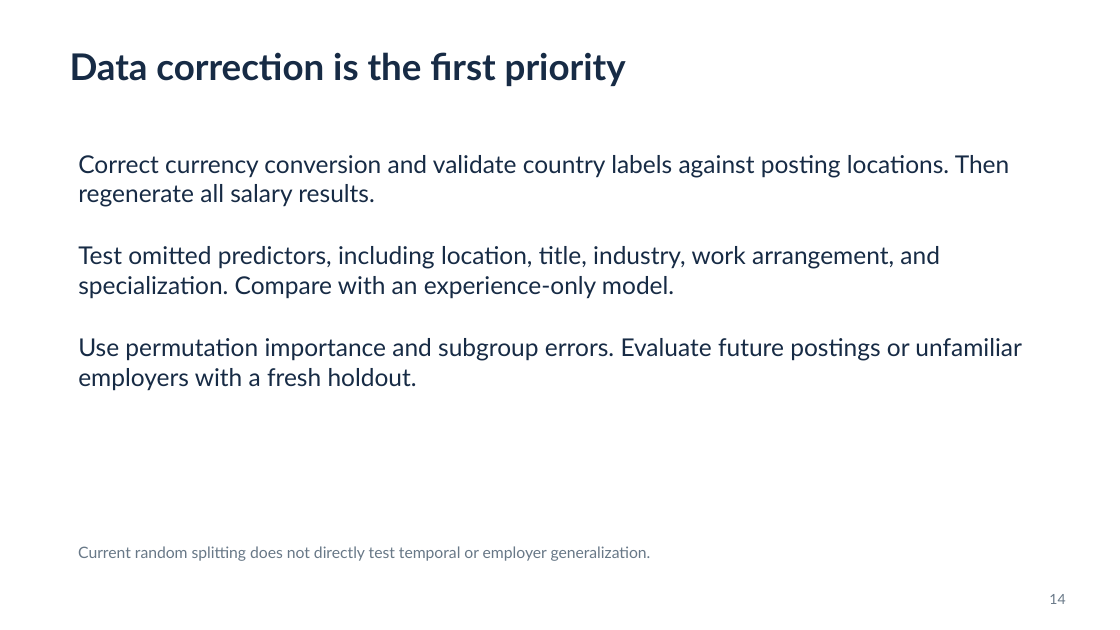
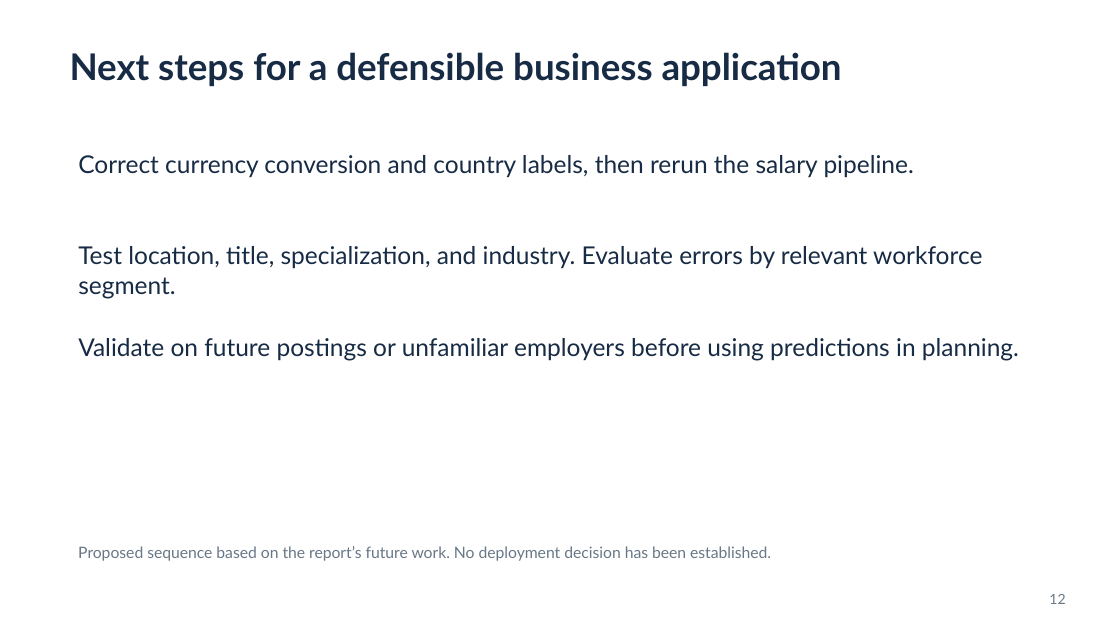
Before and after one commit to BruSalSprouts/ai-job-categories, a slide deck: slide 12 of reports/AI Jobs Project.pptx (slide 14 before the commit). Drawn at 1120x630 pixels with LibreOffice and Linux fonts; fonts in the diff are those of the drawing. Boxes give left, top, right and bottom in pixels: in the first picture for what was removed or moved away, otherwise in the second. Text is boxed around its words. In the diff, an @@ line names an element or a change of style, - is before the commit and + after.

Commit message:
changing slides again

```diff
--- a/reports/AI Jobs Project.pptx
+++ b/reports/AI Jobs Project.pptx
@@ text at [70,52,842,86]: text changed @@
-Data correction is the first priority
+Next steps for a defensible business application
@@ text at [78,155,914,178]: text changed @@
-Correct currency conversion and validate country labels against posting locations. Then regenerate all salary results.
+Correct currency conversion and country labels, then rerun the salary pipeline.
@@ text at [78,246,982,299]: text changed @@
-Test omitted predictors, including location, title, industry, work arrangement, and specialization. Compare with an experience-only model.
+Test location, title, specialization, and industry. Evaluate errors by relevant workforce segment.
@@ text at [78,338,1019,361]: text changed @@
-Use permutation importance and subgroup errors. Evaluate future postings or unfamiliar employers with a fresh holdout.
+Validate on future postings or unfamiliar employers before using predictions in planning.
@@ text at [78,546,771,561]: text changed @@
-Current random splitting does not directly test temporal or employer generalization.
+Proposed sequence based on the report’s future work. No deployment decision has been established.
@@ text at [1049,594,1065,604]: text changed @@
-14
+12
```
Also in this commit, not shown: 4 other slides changed, 10 slides added, 10 slides removed, 1 other file.
